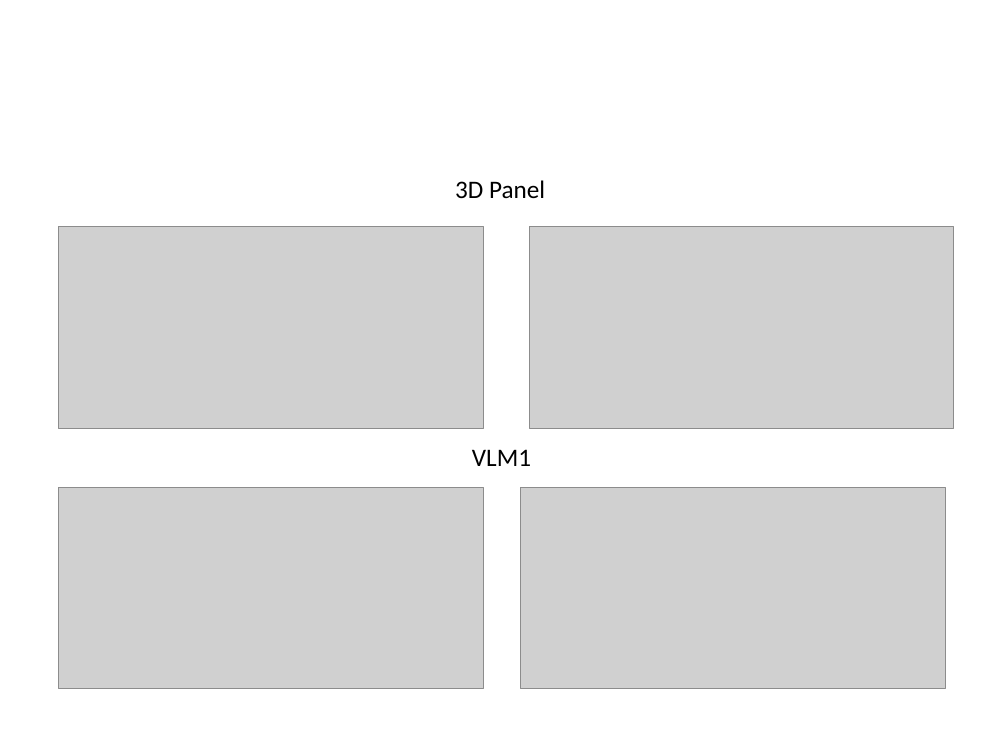
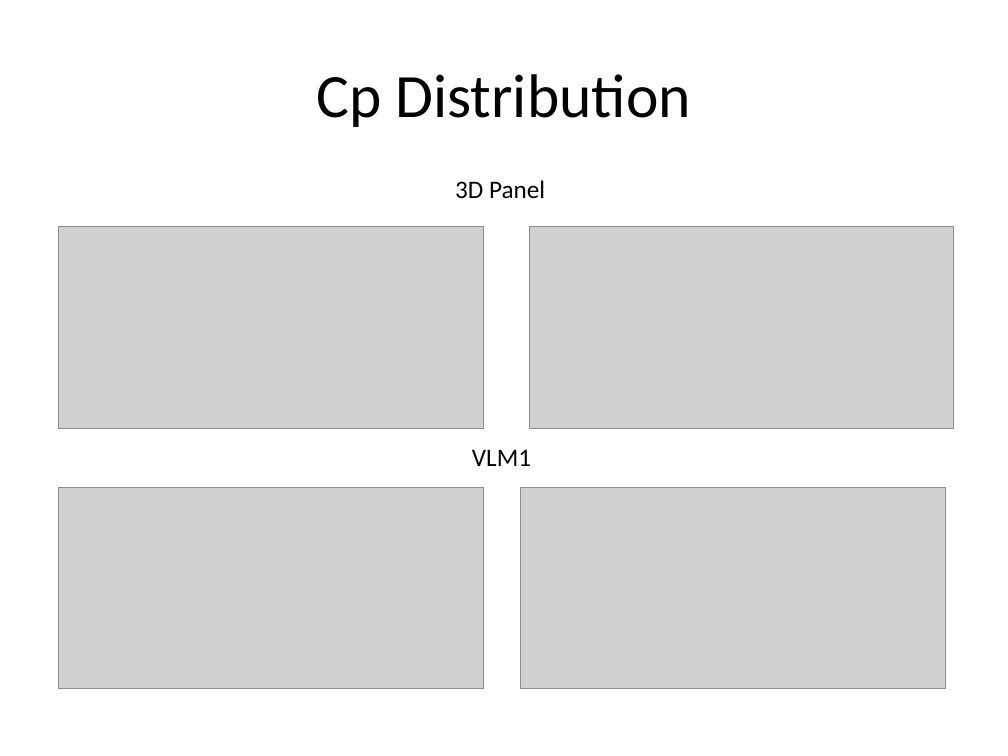
Before and after one commit to colinparker/Pterosaur, a slide deck: slide 18 of XFLR5 Methods and Their Application in.pptx (slide 16 before the commit). Drawn at 1008x756 pixels with LibreOffice and Linux fonts; fonts in the diff are those of the drawing; grey boxes stand for pictures. Boxes give left, top, right and bottom in pixels: in the first picture for what was removed or moved away, otherwise in the second. Text is boxed around its words. In the diff, an @@ line names an element or a change of style, - is before the commit and + after.

```diff
--- a/XFLR5 Methods and Their Application in.pptx
+++ b/XFLR5 Methods and Their Application in.pptx
@@ title added at bbox=[316, 74, 691, 127], 44 pt, text #000000 @@
+Cp Distribution
```
Also in this commit, not shown: 1 other slide changed, 3 slides added, 3 slides removed, 4 other files.
